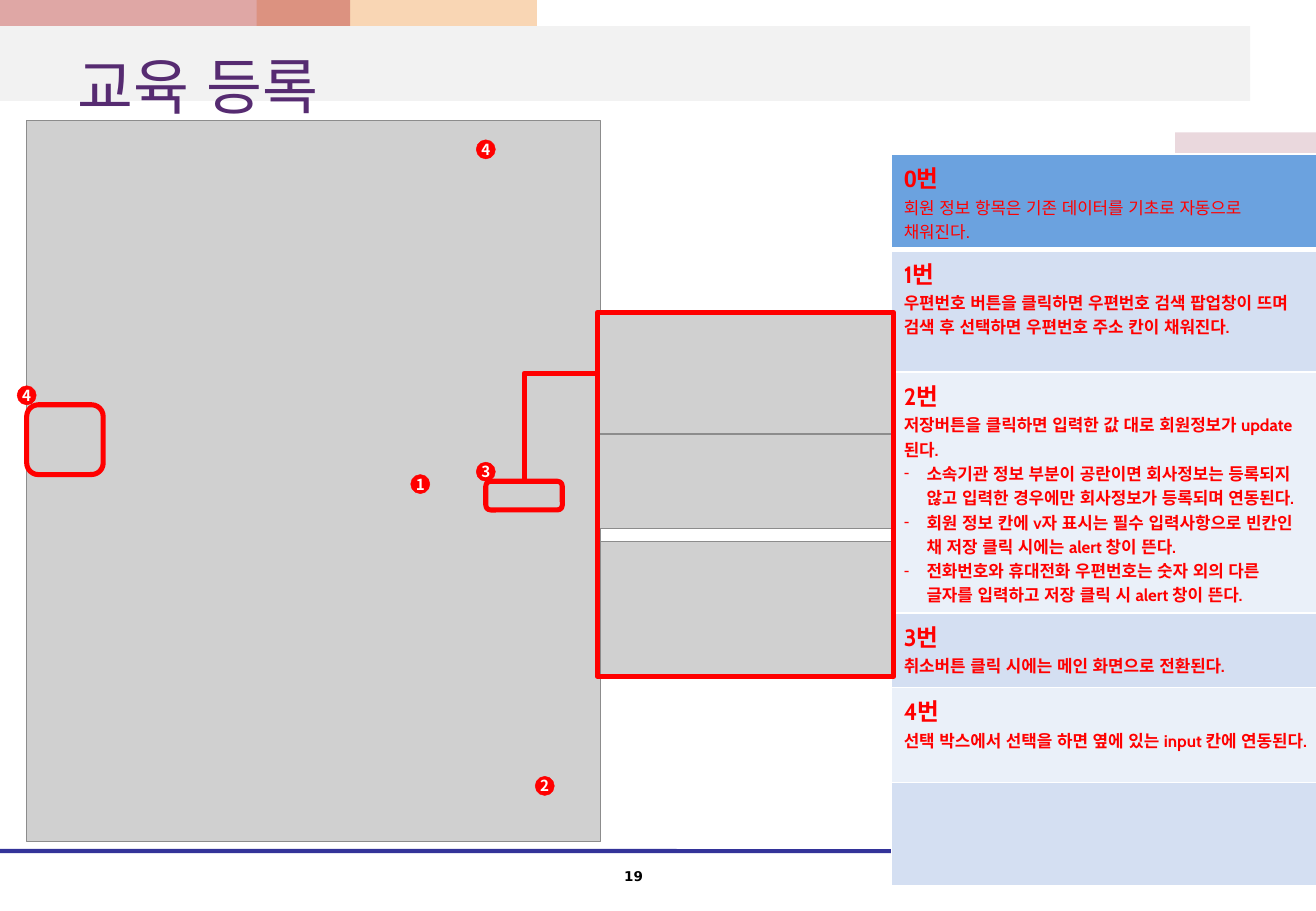
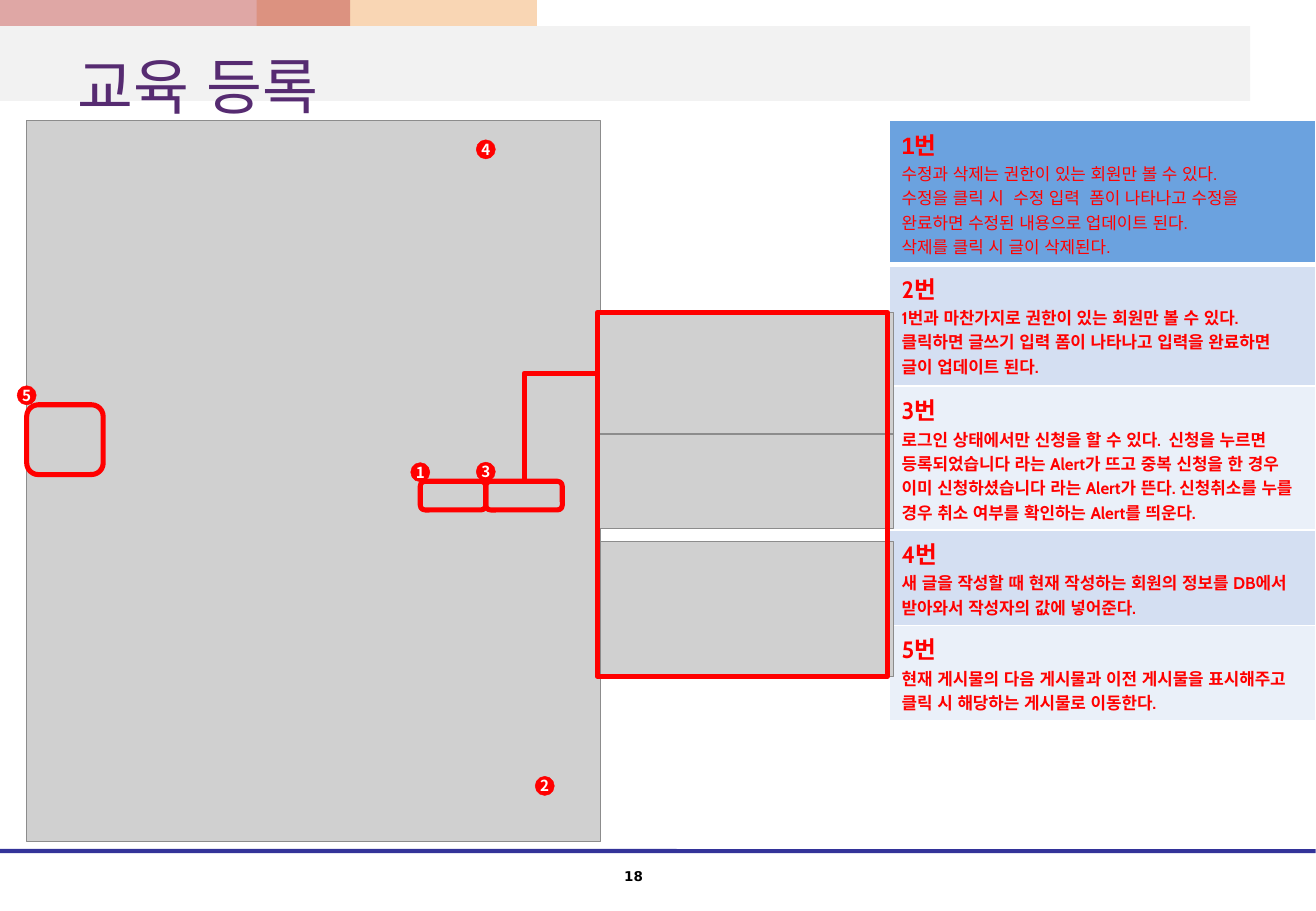
Before and after one commit to kshwang/javapj, a slide deck: slide 18 of 웹1팀_프로젝트_화면설계서.pptx (slide 19 before the commit). Drawn at 1316x911 pixels with LibreOffice and Linux fonts; fonts in the diff are those of the drawing; grey boxes stand for pictures. Boxes give left, top, right and bottom in pixels: in the first picture for what was removed or moved away, otherwise in the second. Text is boxed around its words. In the diff, an @@ line names an element or a change of style, - is before the commit and + after.

Commit message:
ddd

```diff
--- a/웹1팀_프로젝트_화면설계서.pptx
+++ b/웹1팀_프로젝트_화면설계서.pptx
@@ table at (889,120,1315,715) @@
-row 1: 0번 / 회원 정보 항목은 기존 데이터를 기초로 자동으로 채워진다.
-row 2: 1번 / 우편번호 버튼을 클릭하면 우편번호 검색 팝업창이 뜨며 검색 후 선택하면 우편번호 주소 칸이 채워진다.
-row 3: 2번 / 저장버튼을 클릭하면 입력한 값 대로 회원정보가 update된다. / 소속기관 정보 부분이 공란이면 회사정보는 등록되지 않고 입력한 경우에만 회사정보가 등록되며 연동된다. / 회원 정보 칸에 v자 표시는 필수 입력사항으로 빈칸인 채 저장 클릭 시에는 alert 창이 뜬다. / 전화번호와 휴대전화 우편번호는 숫자 외의 다른 글자를 입력하고 저장 클릭 시 alert 창이 뜬다.
-row 4: 3번 / 취소버튼 클릭 시에는 메인 화면으로 전환된다.
-row 5: 4번 / 선택 박스에서 선택을 하면 옆에 있는 input 칸에 연동된다.
-row 6: 
+row 1: 1번 / 수정과 삭제는 권한이 있는 회원만 볼 수 있다. / 수정을 클릭 시 수정 입력 폼이 나타나고 수정을 완료하면 수정된 내용으로 업데이트 된다. / 삭제를 클릭 시 글이 삭제된다.
+row 2: 2번 / 1번과 마찬가지로 권한이 있는 회원만 볼 수 있다. / 클릭하면 글쓰기 입력 폼이 나타나고 입력을 완료하면 글이 업데이트 된다.
+row 3: 3번 / 로그인 상태에서만 신청을 할 수 있다. 신청을 누르면 등록되었습니다 라는 Alert가 뜨고 중복 신청을 한 경우 이미 신청하셨습니다 라는 Alert가 뜬다. 신청취소를 누를 경우 취소 여부를 확인하는 Alert를 띄운다.
+row 4: 4번 / 새 글을 작성할 때 현재 작성하는 회원의 정보를 DB에서 받아와서 작성자의 값에 넣어준다.
+row 5: 5번 / 현재 게시물의 다음 게시물과 이전 게시물을 표시해주고 클릭 시 해당하는 게시물로 이동한다.
@@ table: place and size @@
-table at (891,154,1316,856)
+table at (889,120,1315,715)
@@ rectangle: place and size @@
-rectangle at (597,312,894,676)
+rectangle at (597,312,887,676)
@@ text in ellipse at (22,386,31,406): text changed @@
-4
+5
@@ ellipse "1": place and size @@
-ellipse "1" at (410,475,430,494)
+ellipse "1" at (410,463,430,482)
@@ rounded rectangle added at (420,481,486,510), outline #FF0000 3 pt @@
```
Also in this commit, not shown: 10 other slides changed, 1 slide removed.
